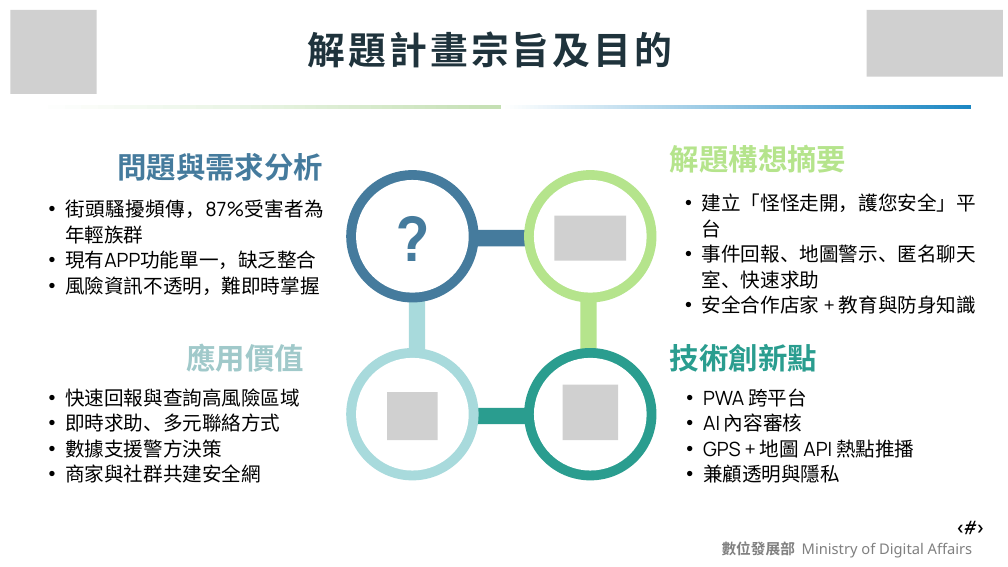
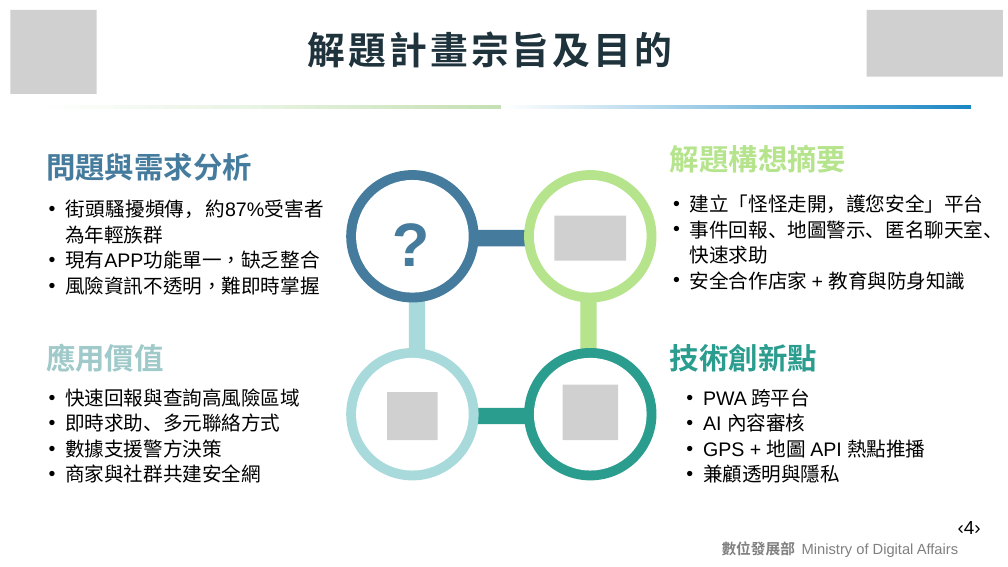
Before and after one commit to Sum5678/114502_project, a slide deck: slide 4 of 文件/競賽的相關東西/AIGO/怪人請離隊_構想簡報.pptx. Drawn at 1008x567 pixels with LibreOffice and Linux fonts; fonts in the diff are those of the drawing; grey boxes stand for pictures. Boxes give left, top, right and bottom in pixels: in the first picture for what was removed or moved away, otherwise in the second. Text is boxed around its words. In the diff, an @@ line names an element or a change of style, - is before the commit and + after.

```diff
--- a/文件/競賽的相關東西/AIGO/怪人請離隊_構想簡報.pptx
+++ b/文件/競賽的相關東西/AIGO/怪人請離隊_構想簡報.pptx
@@ text "問題與需求分析" at <box>46,153,252,181</box>: font Manrope to Arial; alignment right to left @@
@@ text "問題與需求分析": place and size @@
-text "問題與需求分析" at <box>117,153,323,181</box>
+text "問題與需求分析" at <box>46,153,252,181</box>
@@ text at <box>65,199,324,244</box>: text changed; font Manrope to Arial @@
-  • 街頭騷擾頻傳，87%受害者為年輕族群
+  • 街頭騷擾頻傳，約87%受害者為年輕族群
@@ font Manrope to Arial in 3 elements at <box>703,388,925,483</box>, <box>690,194,1003,290</box>, <box>377,193,444,272</box> @@
@@ text "建立「怪怪走開，護您安全」平台": place and size @@
-text "建立「怪怪走開，護您安全」平台" at <box>702,193,976,314</box>
+text "建立「怪怪走開，護您安全」平台" at <box>690,194,1003,290</box>
@@ text at <box>65,250,319,295</box>: font Manrope to Arial in "現有APP功能單一，缺乏整合", "風險資訊不透明，難即時掌握" @@
@@ text "應用價值": place and size @@
-text "應用價值" at <box>186,344,304,372</box>
+text "應用價值" at <box>46,344,164,372</box>
@@ text "應用價值" at <box>46,344,164,372</box>: font Manrope to Arial; alignment right to left @@
@@ text "數位發展部 Ministry of Digital Affairs" at <box>722,541,958,557</box>: font Noto Sans to Arial @@
@@ text at <box>958,521,981,534</box>: text changed; font Cabin to Arial @@
-‹#›
+‹4›
```
Also in this commit, not shown: 11 other slides changed.
